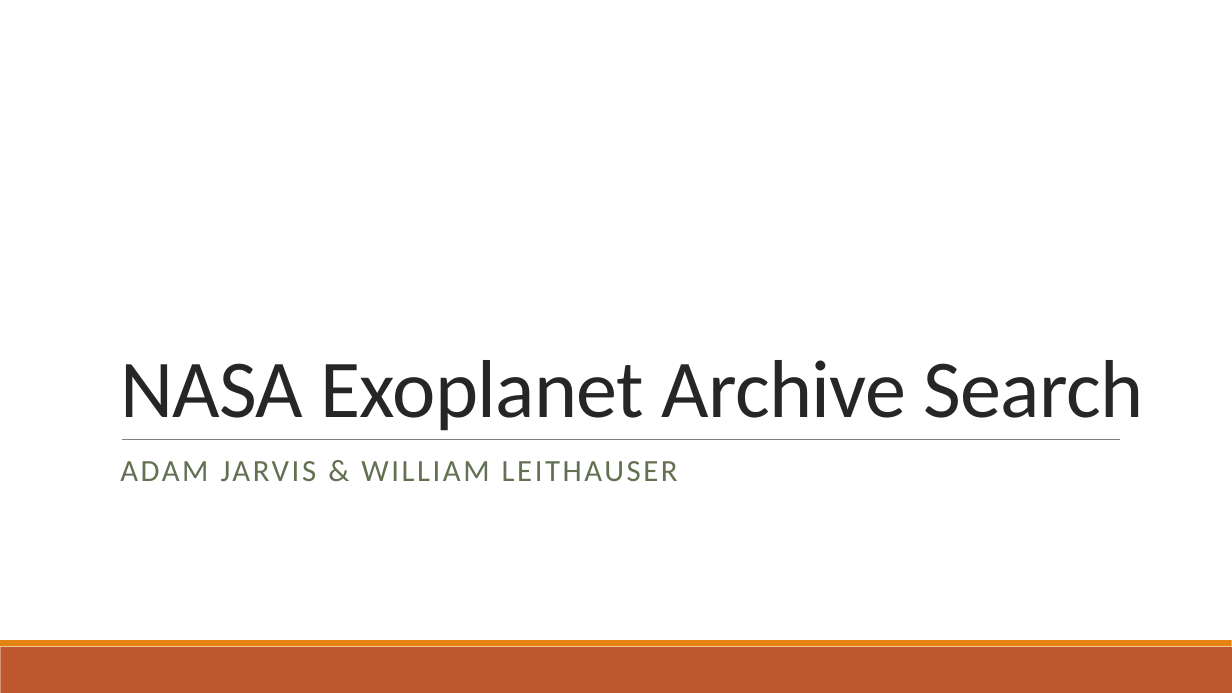
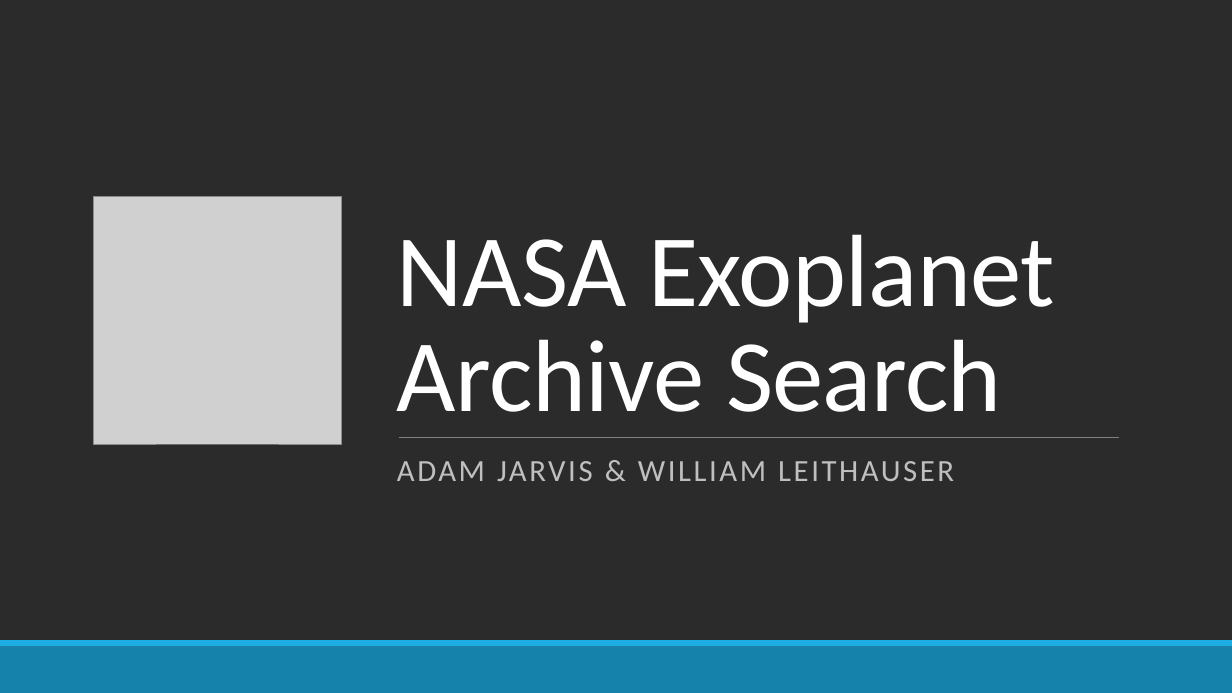
Before and after one commit to jarvisar/senior-design, a slide deck: slide 1 of Final Project Presentation.pptx. Drawn at 1232x693 pixels with LibreOffice and Linux fonts; fonts in the diff are those of the drawing; grey boxes stand for pictures; background and template pictures are left out; a plain dark background stands for a picture behind light text. Boxes give left, top, right and bottom in pixels: in the first picture for what was removed or moved away, otherwise in the second. Text is boxed around its words. In the diff, an @@ line names an element or a change of style, - is before the commit and + after.

```diff
--- a/Final Project Presentation.pptx
+++ b/Final Project Presentation.pptx
@@ background #FFFFFF to picture (left out) @@
@@ rectangle added at <box>0,0,1232,640</box>, fill #FFFFFF @@
@@ title "NASA Exoplanet Archive Search": place and size @@
-title "NASA Exoplanet Archive Search" at <box>120,360,1144,431</box>
+title "NASA Exoplanet Archive Search" at <box>397,234,1054,412</box>
@@ title "NASA Exoplanet Archive Search" at <box>397,234,1054,412</box>: size 64 to 80 pt, text colour #262626 to #FFFFFF @@
@@ picture added at <box>94,197,342,445</box> @@
@@ line removed from (122, 439) to (1120, 439) @@
@@ line added from (398, 437) to (1119, 437), #808080 0.5 pt @@
@@ subtitle "ADAM JARVIS & WILLIAM LEITHAUSER": place and size @@
-subtitle "ADAM JARVIS & WILLIAM LEITHAUSER" at <box>120,461,678,481</box>
+subtitle "ADAM JARVIS & WILLIAM LEITHAUSER" at <box>397,461,954,481</box>
@@ subtitle "ADAM JARVIS & WILLIAM LEITHAUSER" at <box>397,461,954,481</box>: text colour #637052 to #BFBFBF @@
@@ rectangle removed at <box>0,647,1232,693</box> @@
@@ rectangle removed at <box>0,640,1232,647</box> @@
@@ rectangle added at <box>0,640,1232,647</box>, fill #1CADE4 @@
@@ rectangle added at <box>0,647,1232,693</box>, fill #1482AB @@
```
Also in this commit, not shown: 9 other slides changed.
